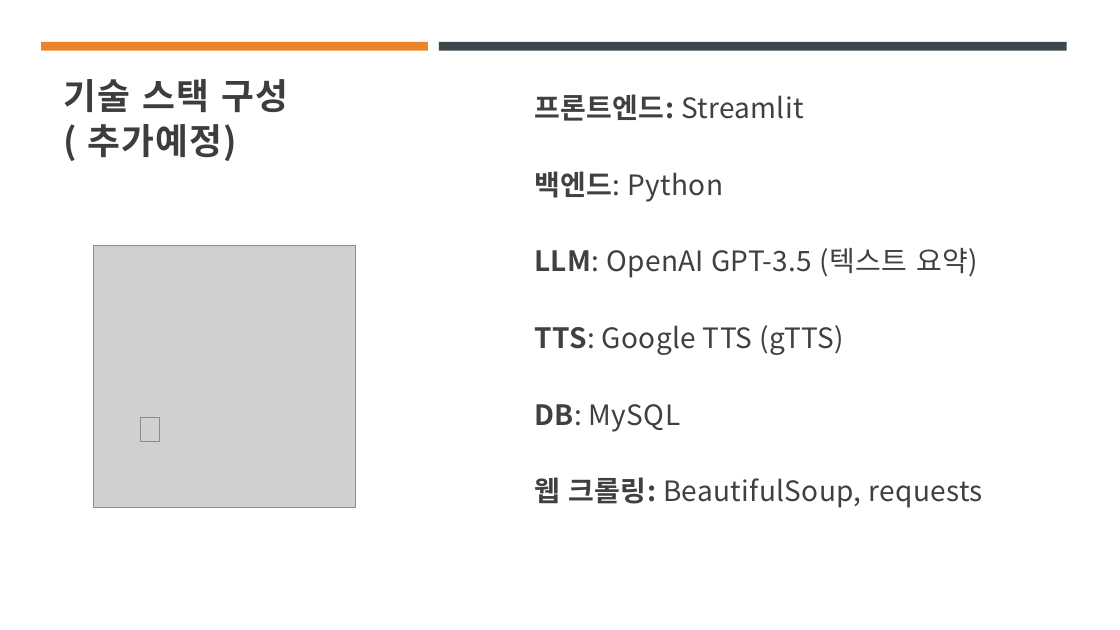
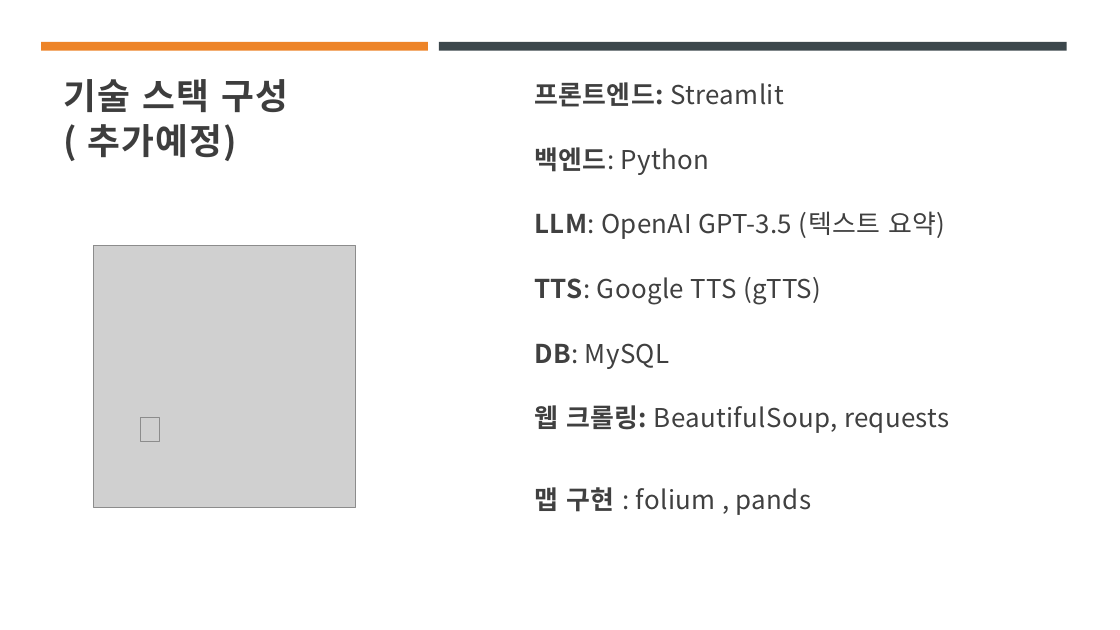
Before and after one commit to skn-ai14-250409/SKN14-1st-5Team, a slide deck: slide 11 of JeonJungKyu/2차수정본.pptx. Drawn at 1120x630 pixels with LibreOffice and Linux fonts; fonts in the diff are those of the drawing; grey boxes stand for pictures. Boxes give left, top, right and bottom in pixels: in the first picture for what was removed or moved away, otherwise in the second. Text is boxed around its words. In the diff, an @@ line names an element or a change of style, - is before the commit and + after.

```diff
--- a/JeonJungKyu/2차수정본.pptx
+++ b/JeonJungKyu/2차수정본.pptx
@@ text at (534, 82, 950, 433): size 24 to 22.2 pt in "프론트엔드: Streamlit", "백엔드: Python", "LLM: OpenAI GPT-3.5 (텍스트 요약)", "TTS: Google TTS (gTTS)" and 2 more places; line spacing 1.14 to 1.04 @@
@@ text at (534, 487, 812, 515): paragraph added @@
+맵 구현 : folium , pands
```
Also in this commit, not shown: 5 other slides changed, 1 slide added, 1 slide removed, 6 other files.
